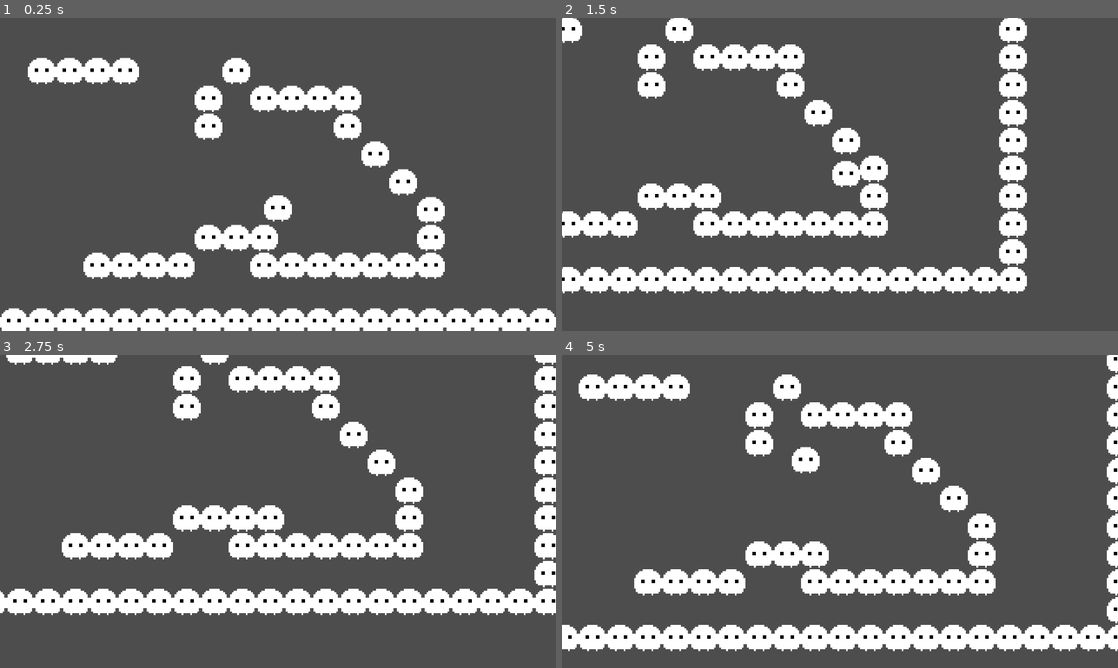
Above: before the commit, frames 1-4 (two rows, left to right).
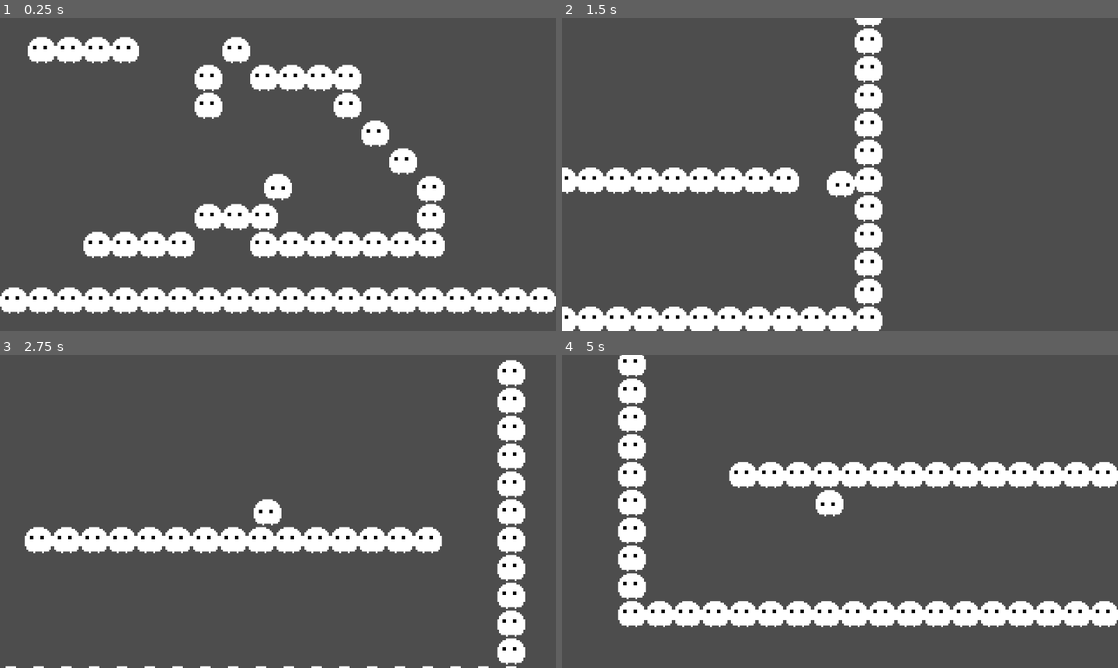
Above: after the commit, the same moments.

Repository: Shadow-Switch/Shadow-Switch
Game: Godot game, scene res://scenes/game.tscn
Same seed, same stepped clock (60 frames per second), same inputs: the game is played once before the commit and once after it.
Inputs:
- Up to frame 1 (0.25 s): no input
- Up to frame 2 (1.5 s): tap Enter (ui_accept) at 0.5, 0.77, 0.8, 1.07, 1.35 s; hold Right (ui_right) from 0.53 s (still down); tap Space (switch_dimension, bound only after the commit) at 0.6 s
- Up to frame 3 (2.75 s): tap Enter (ui_accept) at 1.52, 1.82, 2.3 s; tap Space (switch_dimension, bound only after the commit) at 1.55, 2.1 s; release Right (ui_right) at 2.03 s; hold Left (ui_left) from 2.03 s (still down)
- Up to frame 4 (5 s): release Left (ui_left) at 2.78 s; hold Right (ui_right) 2.78-4.28 s; tap Space (switch_dimension, bound only after the commit) at 2.85, 4.35 s; tap Enter (ui_accept) at 3.02, 3.32, 3.6, 3.77, 4.07, 4.52, 4.82 s; hold Left (ui_left) from 4.28 s (still down)

The runs differ from the first frame. In frame 1, 29% of the frame differs, in the area x 0-100%, y 6-100%; in frame 2, 26%; in frame 3, 22%; in frame 4, 31%, in the area x 0-100%, y 0-95%.

Commit message:
키매핑 해버림 + 아이콘 추가

Diff:
--- /dev/null
+++ b/assets/others/player_sprite_frames.tres
@@ -0,0 +1,74 @@
+[gd_resource type="SpriteFrames" format=3 uid="uid://dai5bexj7tifl"]
+
+[ext_resource type="Texture2D" uid="uid://bcp7btldecbua" path="res://assets/images/player.png" id="1_18xay"]
+
+[sub_resource type="AtlasTexture" id="AtlasTexture_dur7k"]
+atlas = ExtResource("1_18xay")
+region = Rect2(0, 0, 16, 16)
+
+[sub_resource type="AtlasTexture" id="AtlasTexture_krfho"]
+atlas = ExtResource("1_18xay")
+region = Rect2(16, 0, 16, 16)
+
+[sub_resource type="AtlasTexture" id="AtlasTexture_0mwuo"]
+atlas = ExtResource("1_18xay")
+region = Rect2(32, 0, 16, 16)
+
+[sub_resource type="AtlasTexture" id="AtlasTexture_wye2s"]
+atlas = ExtResource("1_18xay")
+region = Rect2(0, 16, 16, 16)
+
+[sub_resource type="AtlasTexture" id="AtlasTexture_ypsoi"]
+atlas = ExtResource("1_18xay")
+region = Rect2(16, 16, 16, 16)
+
+[sub_resource type="AtlasTexture" id="AtlasTexture_pha8l"]
+atlas = ExtResource("1_18xay")
+region = Rect2(32, 16, 16, 16)
+
+[sub_resource type="AtlasTexture" id="AtlasTexture_pqkby"]
+atlas = ExtResource("1_18xay")
+region = Rect2(0, 32, 16, 16)
+
+[sub_resource type="AtlasTexture" id="AtlasTexture_eriiv"]
+atlas = ExtResource("1_18xay")
+region = Rect2(16, 32, 16, 16)
+
+[sub_resource type="AtlasTexture" id="AtlasTexture_82y7j"]
+atlas = ExtResource("1_18xay")
+region = Rect2(32, 32, 16, 16)
+
+[resource]
+animations = [{
+"frames": [{
+"duration": 1.0,
+"texture": SubResource("AtlasTexture_dur7k")
+}, {
+"duration": 1.0,
+"texture": SubResource("AtlasTexture_krfho")
+}, {
+"duration": 1.0,
+"texture": SubResource("AtlasTexture_0mwuo")
+}, {
+"duration": 1.0,
+"texture": SubResource("AtlasTexture_wye2s")
+}, {
+"duration": 1.0,
+"texture": SubResource("AtlasTexture_ypsoi")
+}, {
+"duration": 1.0,
+"texture": SubResource("AtlasTexture_pha8l")
+}, {
+"duration": 1.0,
+"texture": SubResource("AtlasTexture_pqkby")
+}, {
+"duration": 1.0,
+"texture": SubResource("AtlasTexture_eriiv")
+}, {
+"duration": 1.0,
+"texture": SubResource("AtlasTexture_82y7j")
+}],
+"loop": false,
+"name": &"default",
+"speed": 0.0
+}]
--- a/project.godot
+++ b/project.godot
@@ -13,6 +13,7 @@
 config/name="Shadow Switch"
 run/main_scene="uid://n78b0umtt64t"
 config/features=PackedStringArray("4.6", "GL Compatibility")
+config/icon="res://assets/images/icon.png"
 
 [audio]
 
@@ -38,40 +39,31 @@
 , Object(InputEventKey,"resource_local_to_scene":false,"resource_name":"","device":-1,"window_id":0,"alt_pressed":false …(186 unchanged characters)…
 ]
 }
-ui_left={
-"deadzone": 0.5,
-"events": [Object(InputEventKey,"resource_local_to_scene":false,"resource_name":"","device":0,"window_id":0,"alt_pressed":false,"shift_pressed":false,"ctrl_pressed":false,"meta_pressed":false,"pressed":false,"keycode":4194319,"physical_keycode":0,"key_label":0,"unicode":0,"location":0,"echo":false,"script":null)
-, Object(InputEventJoypadButton,"resource_local_to_scene":false,"resource_name":"","device":-1,"button_index":13,"pressure":0.0,"pressed":false,"script":null)
+move_left={
+"deadzone": 0.2,
+"events": [Object(InputEventKey,"resource_local_to_scene":false,"resource_name":"","device":-1,"window_id":0,"alt_pressed":false,"shift_pressed":false,"ctrl_pressed":false,"meta_pressed":false,"pressed":false,"keycode":0,"physical_keycode":65,"key_label":0,"unicode":97,"location":0,"echo":false,"script":null)
+, Object(InputEventKey,"resource_local_to_scene":false,"resource_name":"","device":-1,"window_id":0,"alt_pressed":false,"shift_pressed":false,"ctrl_pressed":false,"meta_pressed":false,"pressed":false,"keycode":0,"physical_keycode":4194319,"key_label":0,"unicode":0,"location":0,"echo":false,"script":null)
 , Object(InputEventJoypadMotion,"resource_local_to_scene":false,"resource_name":"","device":-1,"axis":0,"axis_value":-1.0,"script":null)
-, Object(InputEventKey,"resource_local_to_scene":false,"resource_name":"","device":-1,"window_id":0,"alt_pressed":false,"shift_pressed":false,"ctrl_pressed":false,"meta_pressed":false,"pressed":false,"keycode":0,"physical_keycode":65,"key_label":0,"unicode":97,"location":0,"echo":false,"script":null)
 ]
 }
-ui_right={
-"deadzone": 0.5,
-"events": [Object(InputEventKey,"resource_local_to_scene":false,"resource_name":"","device":0,"window_id":0,"alt_pressed":false,"shift_pressed":false,"ctrl_pressed":false,"meta_pressed":false,"pressed":false,"keycode":4194321,"physical_keycode":0,"key_label":0,"unicode":0,"location":0,"echo":false,"script":null)
-, Object(InputEventJoypadButton,"resource_local_to_scene":false,"resource_name":"","device":-1,"button_index":14,"pressure":0.0,"pressed":false,"script":null)
+move_right={
+"deadzone": 0.2,
+"events": [Object(InputEventKey,"resource_local_to_scene":false,"resource_name":"","device":-1,"window_id":0,"alt_pressed":false,"shift_pressed":false,"ctrl_pressed":false,"meta_pressed":false,"pressed":false,"keycode":0,"physical_keycode":68,"key_label":0,"unicode":100,"location":0,"echo":false,"script":null)
+, Object(InputEventKey,"resource_local_to_scene":false,"resource_name":"","device":-1,"window_id":0,"alt_pressed":false,"shift_pressed":false,"ctrl_pressed":false,"meta_pressed":false,"pressed":false,"keycode":0,"physical_keycode":4194321,"key_label":0,"unicode":0,"location":0,"echo":false,"script":null)
 , Object(InputEventJoypadMotion,"resource_local_to_scene":false,"resource_name":"","device":-1,"axis":0,"axis_value":1.0,"script":null)
-, Object(InputEventKey,"resource_local_to_scene":false,"resource_name":"","device":-1,"window_id":0,"alt_pressed":false,"shift_pressed":false,"ctrl_pressed":false,"meta_pressed":false,"pressed":false,"keycode":0,"physical_keycode":68,"key_label":0,"unicode":100,"location":0,"echo":false,"script":null)
 ]
 }
-ui_up={
-"deadzone": 0.5,
-"events": [Object(InputEventKey,"resource_local_to_scene":false,"resource_name":"","device":0,"window_id":0,"alt_pressed":false,"shift_pressed":false,"ctrl_pressed":false,"meta_pressed":false,"pressed":false,"keycode":4194320,"physical_keycode":0,"key_label":0,"unicode":0,"location":0,"echo":false,"script":null)
-, Object(InputEventJoypadButton,"resource_local_to_scene":false,"resource_name":"","device":-1,"button_index":11,"pressure":0.0,"pressed":false,"script":null)
-, Object(InputEventJoypadMotion,"resource_local_to_scene":false,"resource_name":"","device":-1,"axis":1,"axis_value":-1.0,"script":null)
-, Object(InputEventKey,"resource_local_to_scene":false,"resource_name":"","device":-1,"window_id":0,"alt_pressed":false,"shift_pressed":false,"ctrl_pressed":false,"meta_pressed":false,"pressed":false,"keycode":0,"physical_keycode":87,"key_label":0,"unicode":119,"location":0,"echo":false,"script":null)
-, Object(InputEventKey,"resource_local_to_scene":false,"resource_name":"","device":-1,"window_id":0,"alt_pressed":false,"shift_pressed":false,"ctrl_pressed":false,"meta_pressed":false,"pressed":false,"keycode":0,"physical_keycode":90,"key_label":0,"unicode":122,"location":0,"echo":false,"script":null)
-, Object(InputEventKey,"resource_local_to_scene":false,"resource_name":"","device":-1,"window_id":0,"alt_pressed":false,"shift_pressed":false,"ctrl_pressed":false,"meta_pressed":false,"pressed":false,"keycode":0,"physical_keycode":67,"key_label":0,"unicode":99,"location":0,"echo":false,"script":null)
+jump={
+"deadzone": 0.2,
+"events": [Object(InputEventKey,"resource_local_to_scene":false,"resource_name":"","device":-1,"window_id":0,"alt_pressed":false,"shift_pressed":false,"ctrl_pressed":false,"meta_pressed":false,"pressed":false,"keycode":0,"physical_keycode":4194320,"key_label":0,"unicode":0,"location":0,"echo":false,"script":null)
+, Object(InputEventJoypadButton,"resource_local_to_scene":false,"resource_name":"","device":-1,"button_index":0,"pressure":0.0,"pressed":false,"script":null)
 ]
 }
-ui_down={
-"deadzone": 0.5,
-"events": [Object(InputEventKey,"resource_local_to_scene":false,"resource_name":"","device":0,"window_id":0,"alt_pressed":false,"shift_pressed":false,"ctrl_pressed":false,"meta_pressed":false,"pressed":false,"keycode":4194322,"physical_keycode":0,"key_label":0,"unicode":0,"location":0,"echo":false,"script":null)
-, Object(InputEventJoypadButton,"resource_local_to_scene":false,"resource_name":"","device":-1,"button_index":12,"pressure":0.0,"pressed":false,"script":null)
-, Object(InputEventJoypadMotion,"resource_local_to_scene":false,"resource_name":"","device":-1,"axis":1,"axis_value":1.0,"script":null)
-, Object(InputEventKey,"resource_local_to_scene":false,"resource_name":"","device":-1,"window_id":0,"alt_pressed":false,"shift_pressed":false,"ctrl_pressed":false,"meta_pressed":false,"pressed":false,"keycode":0,"physical_keycode":83,"key_label":0,"unicode":115,"location":0,"echo":false,"script":null)
-, Object(InputEventKey,"resource_local_to_scene":false,"resource_name":"","device":-1,"window_id":0,"alt_pressed":false,"shift_pressed":false,"ctrl_pressed":false,"meta_pressed":false,"pressed":false,"keycode":0,"physical_keycode":88,"key_label":0,"unicode":120,"location":0,"echo":false,"script":null)
+switch_dimension={
+"deadzone": 0.2,
+"events": [Object(InputEventKey,"resource_local_to_scene":false,"resource_name":"","device":-1,"window_id":0,"alt_pressed":false,"shift_pressed":false,"ctrl_pressed":false,"meta_pressed":false,"pressed":false,"keycode":0,"physical_keycode":32,"key_label":0,"unicode":32,"location":0,"echo":false,"script":null)
 , Object(InputEventKey,"resource_local_to_scene":false,"resource_name":"","device":-1,"window_id":0,"alt_pressed":false …(186 unchanged characters)…
+, Object(InputEventJoypadButton,"resource_local_to_scene":false,"resource_name":"","device":-1,"button_index":1,"pressure":0.0,"pressed":false,"script":null)
 ]
 }
 
--- a/scenes/player.tscn
+++ b/scenes/player.tscn
@@ -1,7 +1,7 @@
 [gd_scene format=3 uid="uid://cpk6plcbaawl0"]
 
 [ext_resource type="Script" uid="uid://8wir8tl7xgtw" path="res://scripts/player.gd" id="1_rpqav"]
-[ext_resource type="Texture2D" uid="uid://bcp7btldecbua" path="res://assets/images/player.png" id="2_kyqiw"]
+[ext_resource type="SpriteFrames" uid="uid://dai5bexj7tifl" path="res://assets/others/player_sprite_frames.tres" id="2_g2els"]
 
 [sub_resource type="RectangleShape2D" id="RectangleShape2D_g2els"]
 size = Vector2(15.9, 15.9)
@@ -12,9 +12,10 @@
 [node name="CollisionShape2D" type="CollisionShape2D" parent="." unique_id=809412813]
 shape = SubResource("RectangleShape2D_g2els")
 
-[node name="Sprite2D" type="Sprite2D" parent="." unique_id=920281177]
-texture = ExtResource("2_kyqiw")
+[node name="Sprite2D" type="AnimatedSprite2D" parent="." unique_id=150804271]
+sprite_frames = ExtResource("2_g2els")
 
 [node name="Camera2D" type="Camera2D" parent="." unique_id=485226368]
 position_smoothing_enabled = true
+position_smoothing_speed = 20.0
 rotation_smoothing_enabled = true
--- a/scripts/player.gd
+++ b/scripts/player.gd
@@ -16,20 +16,25 @@
 		velocity += get_gravity() * delta
 
 	# 점프
-	if (Input.is_action_just_pressed("ui_up") or Input.is_action_just_pressed("ui_accept")) and is_on_floor():
+	if (Input.is_action_just_pressed("jump") or Input.is_action_just_pressed("ui_accept")) and is_on_floor():
 		velocity.y = JUMP_VELOCITY
 
 	# 차원 전환
-	if Input.is_action_just_pressed("ui_down"):
+	if Input.is_action_just_pressed("switch_dimension"):
 		Global.dimension = 1 - Global.dimension
 		emit_signal("dimension_changed")
 
 	# 이동
-	var direction := Input.get_axis("ui_left", "ui_right")
+	var direction := Input.get_axis("move_left", "move_right")
 	if direction:
 		velocity.x = direction * SPEED
 	else:
 		velocity.x = 0
 
+	# 프레임 전환
+	var sx = sign(velocity.x)
+	var sy = sign(velocity.y)
+	$Sprite2D.frame = (sy + 1) * 3 + (sx + 1)
+
 	position = position.round()
 	move_and_slide()
Binary file added: assets/images/icon.png
Not shown, added: assets/images/icon.png.import
Binary file changed: assets/images/player.png
